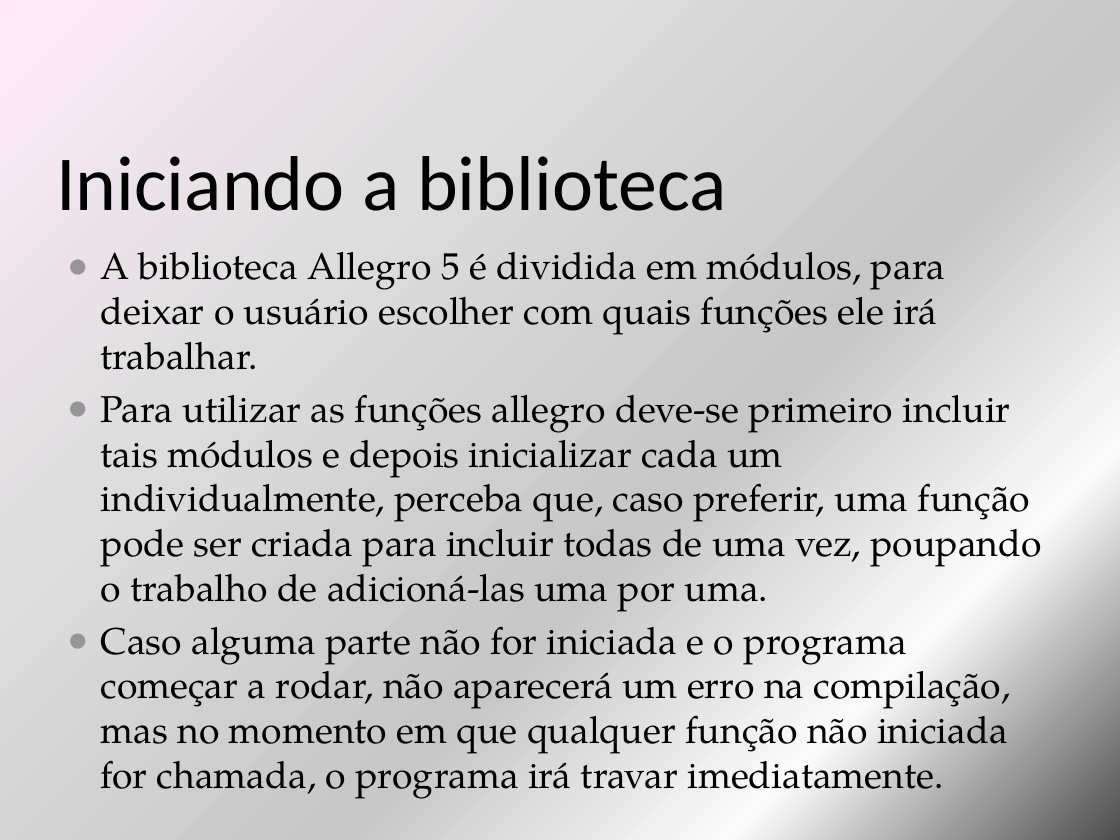
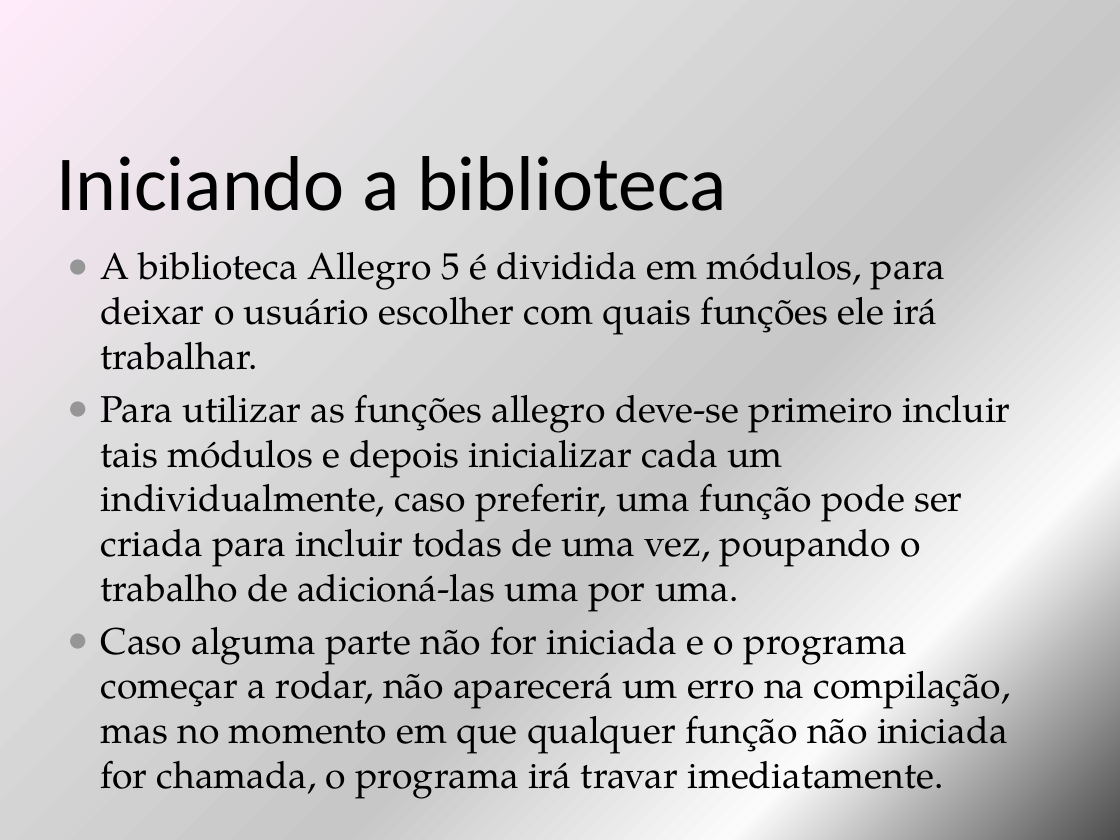
Before and after one commit to Tornom/Algoritmo-Evolotivo, a slide deck: slide 6 of Funções Fundamentais Allegro 5.pptm. Drawn at 1120x840 pixels with LibreOffice and Linux fonts; fonts in the diff are those of the drawing. Boxes give left, top, right and bottom in pixels: in the first picture for what was removed or moved away, otherwise in the second. Text is boxed around its words. In the diff, an @@ line names an element or a change of style, - is before the commit and + after.

```diff
--- a/Funções Fundamentais Allegro 5.pptm
+++ b/Funções Fundamentais Allegro 5.pptm
@@ text at (101, 394, 1011, 612): text changed @@
-● Para utilizar as funções allegro deve-se primeiro incluir tais módulos e depois inicializar cada um individualmente, perceba que, caso preferir, uma função pode ser criada para incluir todas de uma vez, poupando o trabalho de adicioná-las uma por uma.
+● Para utilizar as funções allegro deve-se primeiro incluir tais módulos e depois inicializar cada um individualmente, caso preferir, uma função pode ser criada para incluir todas de uma vez, poupando o trabalho de adicioná-las uma por uma.
```
Also in this commit, not shown: 4 other slides changed, 2 slides added.
